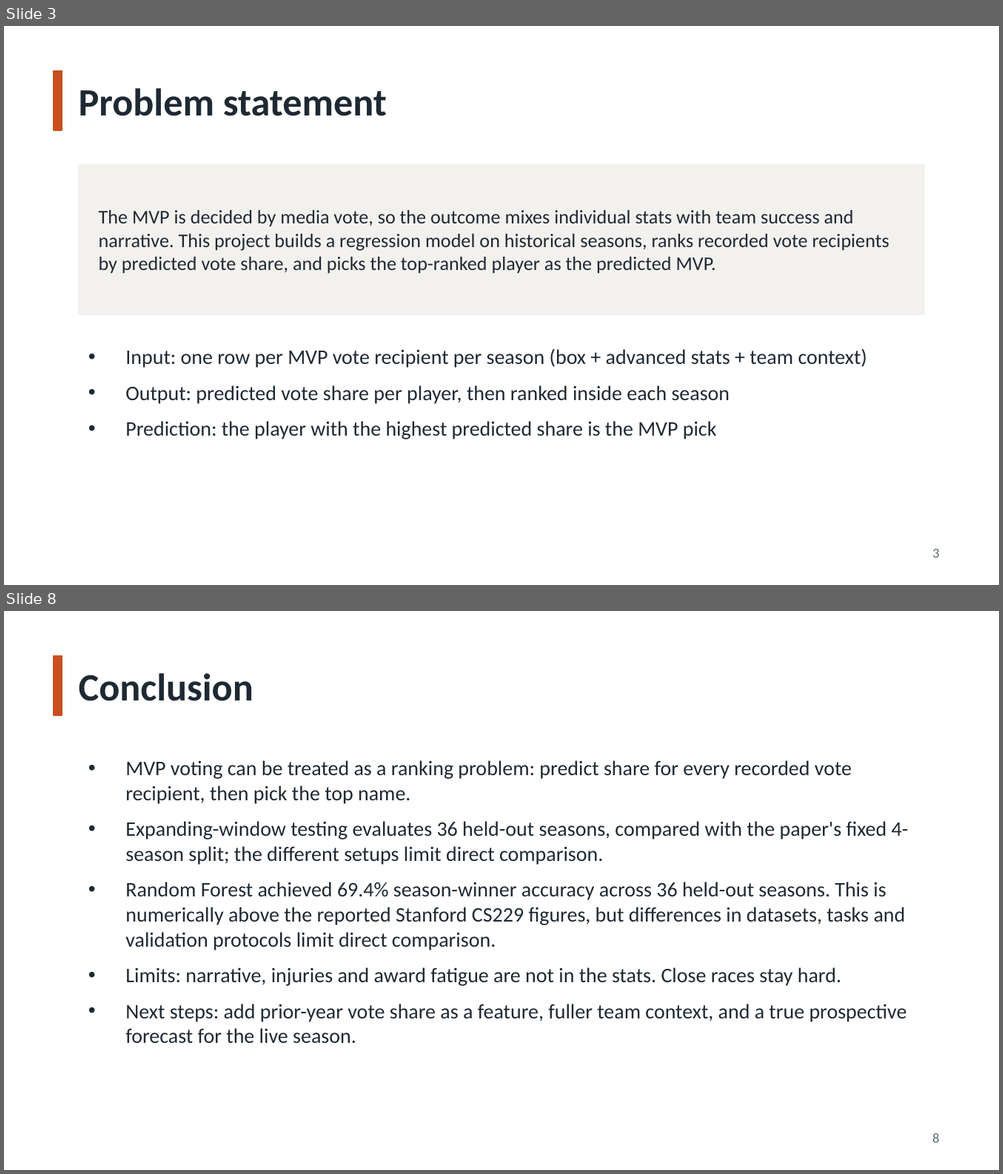
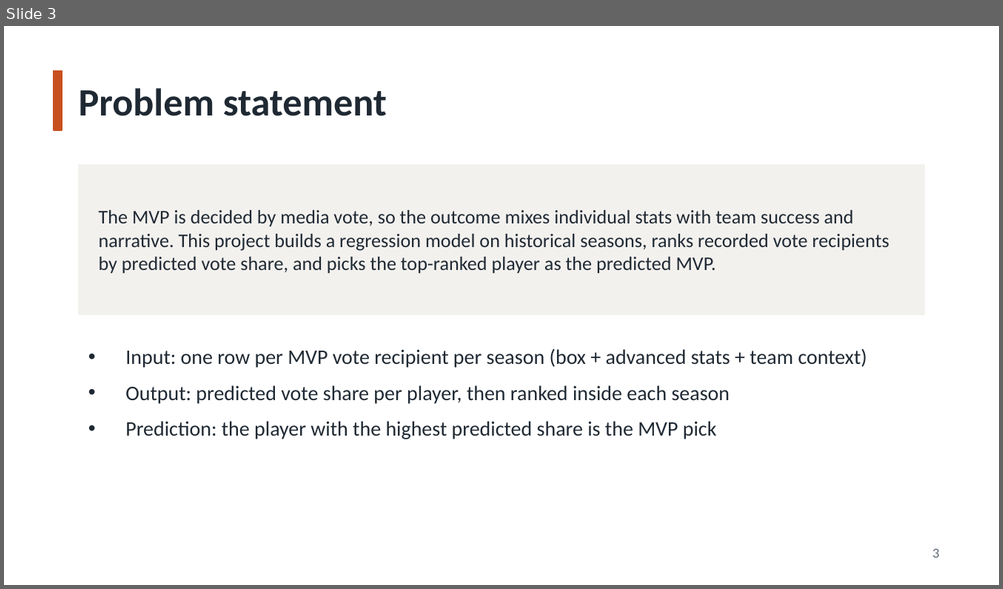
Before and after one commit to arayanajain/NBA-MVP-Prediction, a slide deck: NBA_MVP_Prediction.pptx. Shown one above the other, each under a label of ours: slides 3 and 8 before the commit, slide 3 after it; the slides between them are not shown. The pictures are 1003x1174 and 1003x589 pixels, drawn with LibreOffice and Linux fonts; fonts in the diff are those of the drawing. Boxes give left, top, right and bottom in pixels: in the first picture for what was removed or moved away, otherwise in the second. Text is boxed around its words. In the diff, an @@ line names an element or a change of style, - is before the commit and + after.

```diff
--- a/NBA_MVP_Prediction.pptx
+++ b/NBA_MVP_Prediction.pptx
@@ slide 8 removed at (x1=4, y1=611, x2=999, y2=1170), background #FFFFFF @@
@@ rectangle removed at (x1=54, y1=655, x2=62, y2=715) @@
@@ text removed at (x1=79, y1=673, x2=253, y2=701) @@
-Conclusion
@@ text removed at (x1=125, y1=760, x2=908, y2=1044) @@
-• MVP voting can be treated as a ranking problem: predict share for every recorded vote recipient, then pick the top name.
-• Expanding-window testing evaluates 36 held-out seasons, compared with the paper's fixed 4-season split; the different setups limit direct comparison.
-• Random Forest achieved 69.4% season-winner accuracy across 36 held-out seasons. This is numerically above the reported Stanford CS229 figures, but differences in datasets, tasks and validation protocols limit direct comparison.
-• Limits: narrative, injuries and award fatigue are not in the stats. Close races stay hard.
-• Next steps: add prior-year vote share as a feature, fuller team context, and a true prospective forecast for the live season.
@@ text removed at (x1=932, y1=1133, x2=939, y2=1143) @@
-8
```
Also in this commit, not shown: 4 slides changed, 6 slides added, 1 other slide removed.
